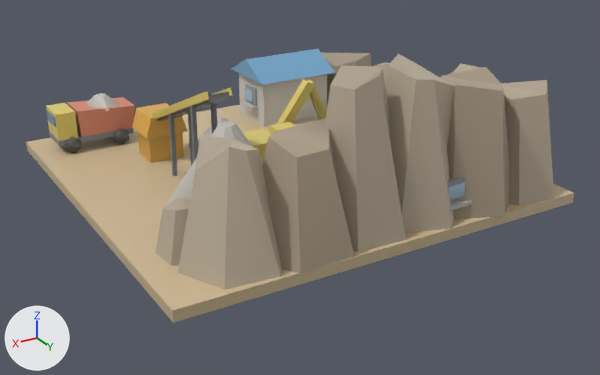
What one commit did to the glTF model county-tycoon/assets/resources/models3d/mine.glb.
Rendered twice from a 50 mm camera at (2.91, 4.38, 1.59) aimed at (1.0, 1.2, 0.0). Every picture has the same lights, and +X, +Y and +Z are marked at lower left. The first picture is the older version. Vertices at exactly the same position are counted once.

Objects in the first picture: 'mine'.
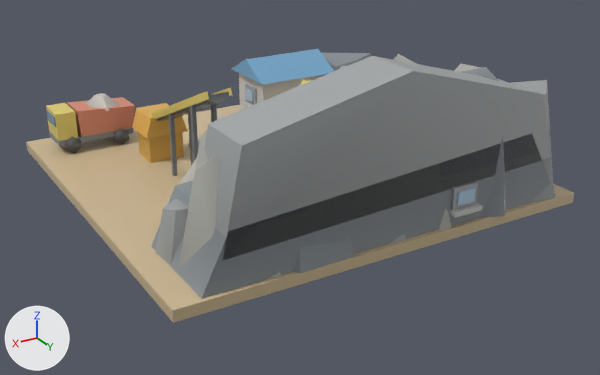
The change, as a diff of the scene's bpy script:
```diff
--- a/county-tycoon/assets/resources/models3d/mine.glb.py
+++ b/county-tycoon/assets/resources/models3d/mine.glb.py
@@ me_立方体 @@
 # used by ob_mine; location = (1.0, 1.0, 0.025)
-me_立方体.from_pydata(...)  # 1248 vertices, 2176 faces; spans x -1.02..1.0, y -1.0..1.02, z -0.03..0.72
+me_立方体.from_pydata(...)  # 1274 vertices, 2216 faces; spans x -1.02..1.0, y -1.0..1.02, z -0.03..0.74
+# me_立方体 part 1: the loose piece of 8 vertices spanning x -0.4..-0.27, y 0.91..0.93, z 0.11..0.2 is moved by (0.0, 0.06, 0.0)
+# me_立方体 part 2: the loose piece of 8 vertices spanning x -0.38..-0.29, y 0.92..0.94, z 0.12..0.19 is moved by (0.0, 0.06, 0.0)
+# me_立方体 part 3: the loose piece of 8 vertices spanning x -0.41..-0.26, y 0.92..0.96, z 0.09..0.1 is moved by (0.0, 0.06, 0.0)
+# me_立方体 part 4: 26 vertices added at x -0.9..0.88, y 0.5..0.98, z 0.03..0.74
+# me_立方体 part 5: 419 kept faces spanning x -1.02..0.89, y -0.86..1.02, z 0.0..0.72 get new vertex colours; the middle colour goes from beige #beaf9a to grey #9fa5a6
+# other edits to the shape of me_立方体 do not show in these pictures
 me_立方体.materials.append(mat_lit)
```

What differs and where, as boxes (x1, y1, x2, y2) in the pictures (600 x 375 px; the box of a moved part takes in the faces that stretch with it):
part 1 of me_立方体, moved or reshaped (mostly hidden before)
    before: (447, 178, 465, 203)
    after: (451, 181, 478, 210)
part 2 of me_立方体, moved or reshaped
    before: (448, 183, 465, 200)
    after: (457, 188, 475, 206)
part 3 of me_立方体, moved or reshaped
    before: (450, 200, 472, 211)
    after: (449, 203, 482, 218)
part 4 of me_立方体, added
    after: (151, 56, 555, 299)
part 5 of me_立方体, recoloured
    before: (156, 52, 554, 290)
    after: (156, 52, 554, 280)
